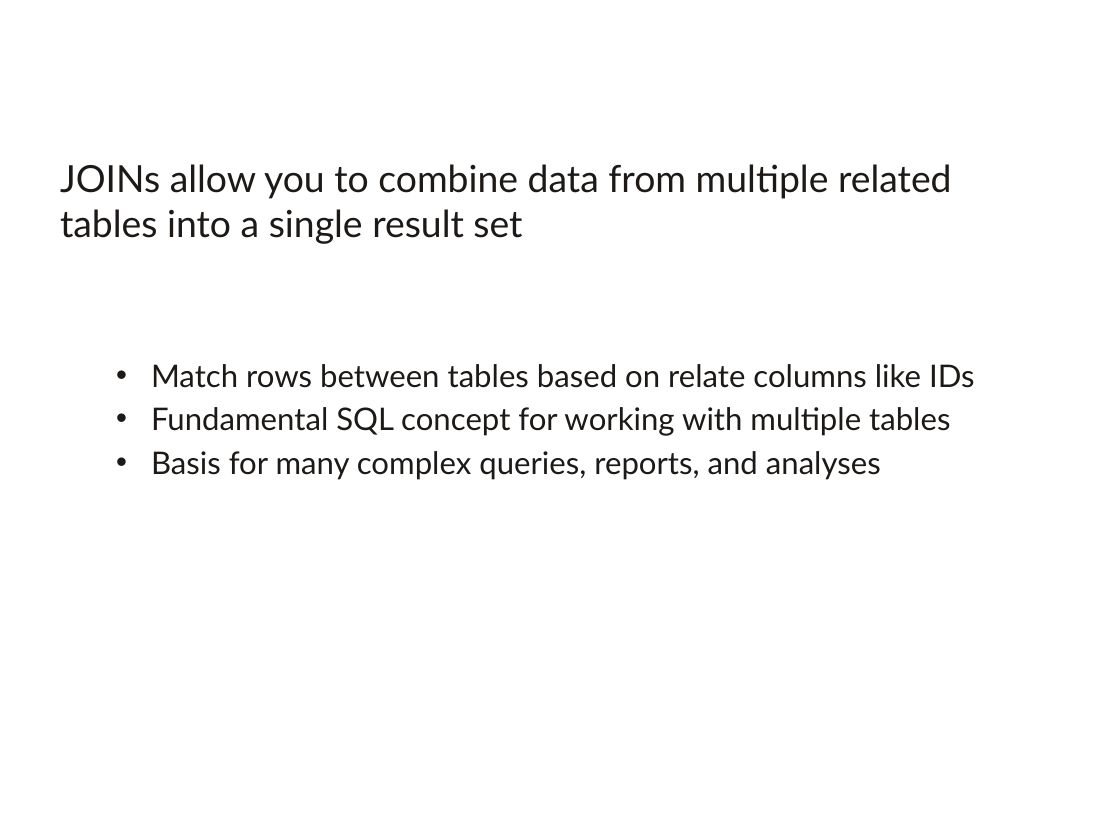
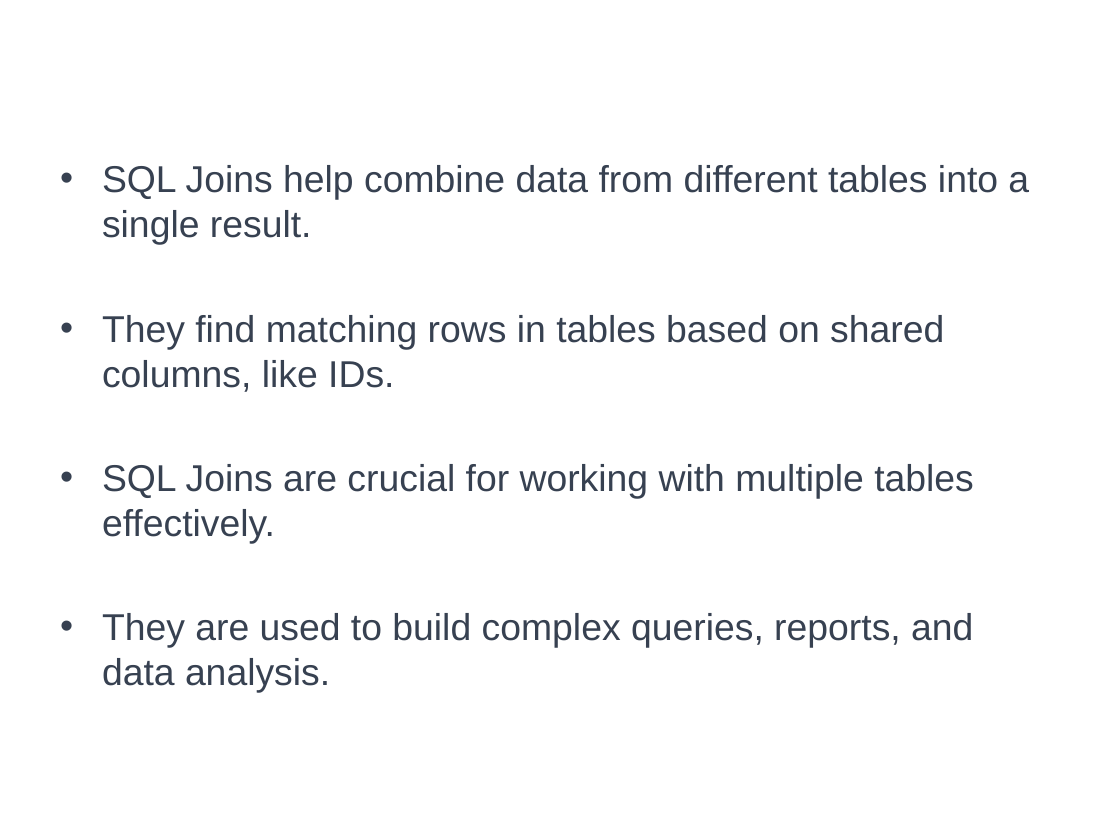
Before and after one commit to a099954/ABC-Program, a slide deck: slide 3 of SQL/Day 4 Joins/Joins.pptx. Drawn at 1120x840 pixels with LibreOffice and Linux fonts; fonts in the diff are those of the drawing; background and template pictures are left out. Boxes give left, top, right and bottom in pixels: in the first picture for what was removed or moved away, otherwise in the second. Text is boxed around its words. In the diff, an @@ line names an element or a change of style, - is before the commit and + after.

Commit message:
added the joins ppt and the temp tables

```diff
--- a/SQL/Day 4 Joins/Joins.pptx
+++ b/SQL/Day 4 Joins/Joins.pptx
@@ text at bbox=[102, 165, 1029, 693]: text changed; size 20 to 24 pt; font Lato to Arial; text colour #1C1917 to #374151 @@
-JOINs allow you to combine data from multiple related tables into a single result set
-  • Match rows between tables based on relate columns like IDs
-  • Fundamental SQL concept for working with multiple tables
-  • Basis for many complex queries, reports, and analyses
+• SQL Joins help combine data from different tables into a single result.
+• They find matching rows in tables based on shared columns, like IDs.
+• SQL Joins are crucial for working with multiple tables effectively.
+• They are used to build complex queries, reports, and data analysis.
```
Also in this commit, not shown: 15 other slides changed, 3 slides added, 6 other files.
